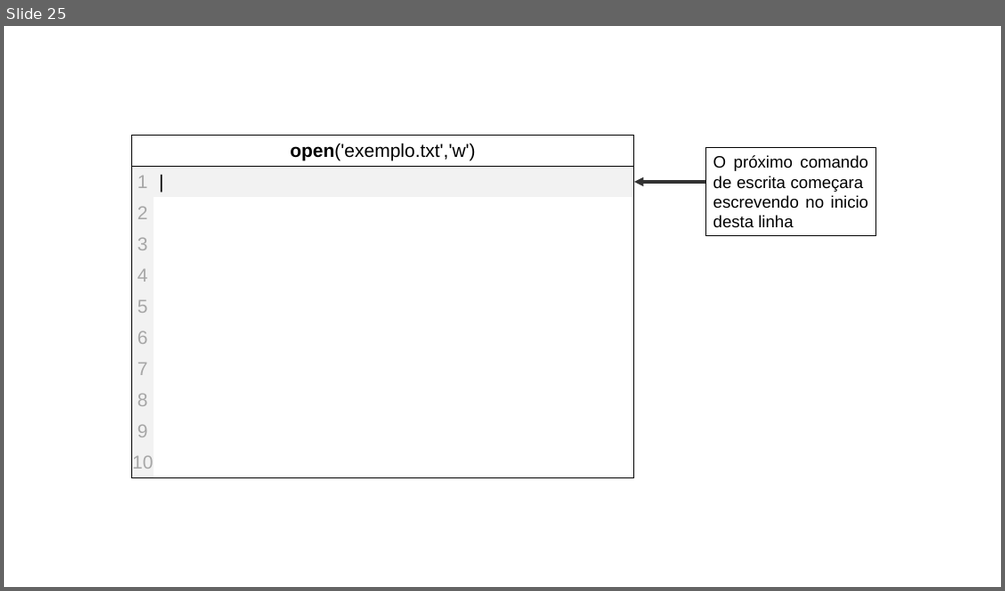
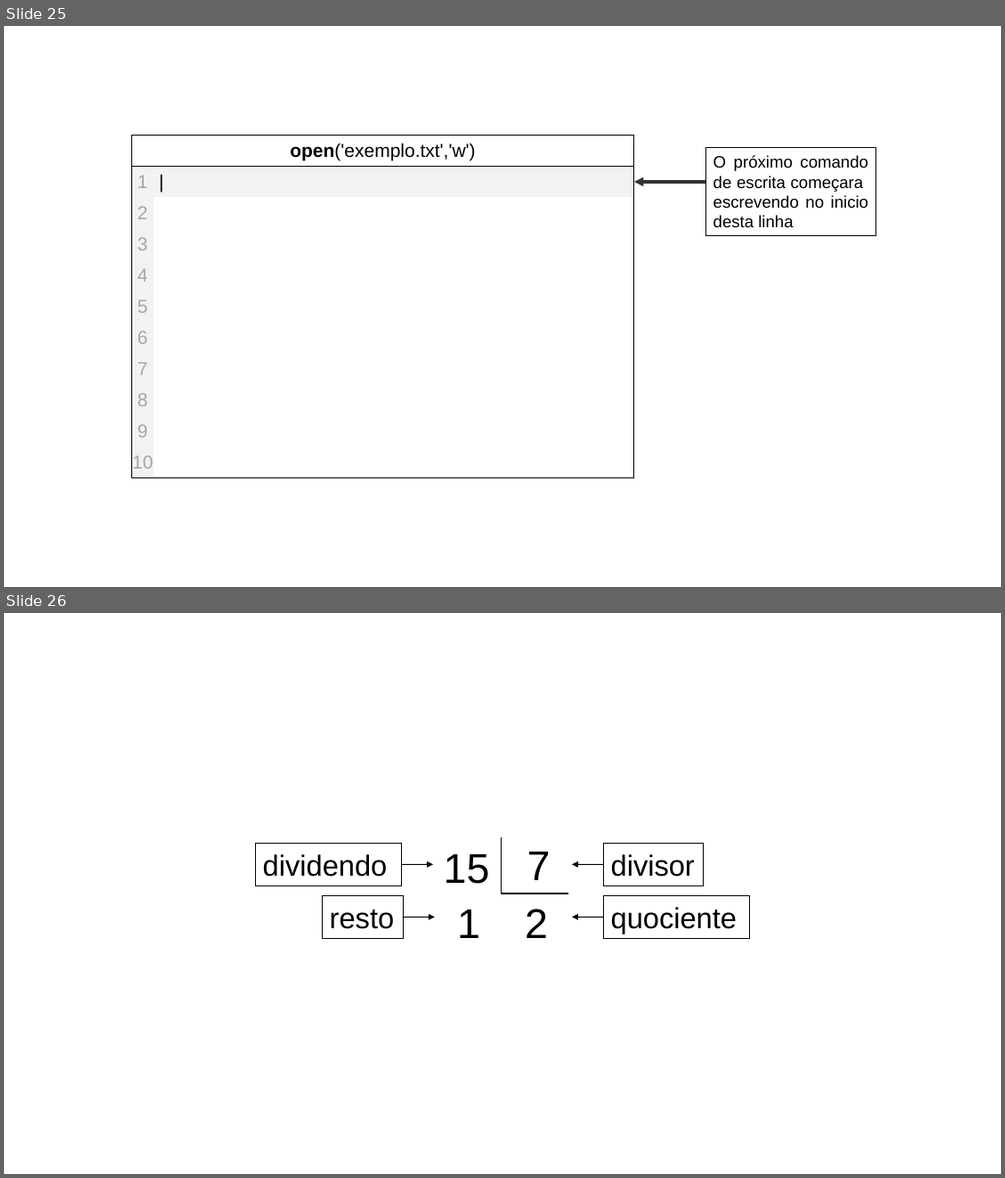
Before and after one commit to psloliveirajr/Introducao_a_Python3, a slide deck: img/imagens.pptx. Shown one above the other, each under a label of ours: slide 25 before the commit, slides 25 and 26 after it. The pictures are 1005x591 and 1005x1178 pixels, drawn with LibreOffice and Linux fonts; fonts in the diff are those of the drawing. Boxes give left, top, right and bottom in pixels: in the first picture for what was removed or moved away, otherwise in the second. Text is boxed around its words. In the diff, an @@ line names an element or a change of style, - is before the commit and + after.

```diff
--- a/img/imagens.pptx
+++ b/img/imagens.pptx
@@ slide 26 added at (4,613,1001,1174), background #FFFFFF @@
@@ group added at (255,837,750,938): 4 texts, 4 rectangles, 4 arrows, 2 lines @@
+7
+15
+2
+1
+dividendo
+divisor
+resto
+quociente
```
Also in this commit, not shown: 2 other files.
